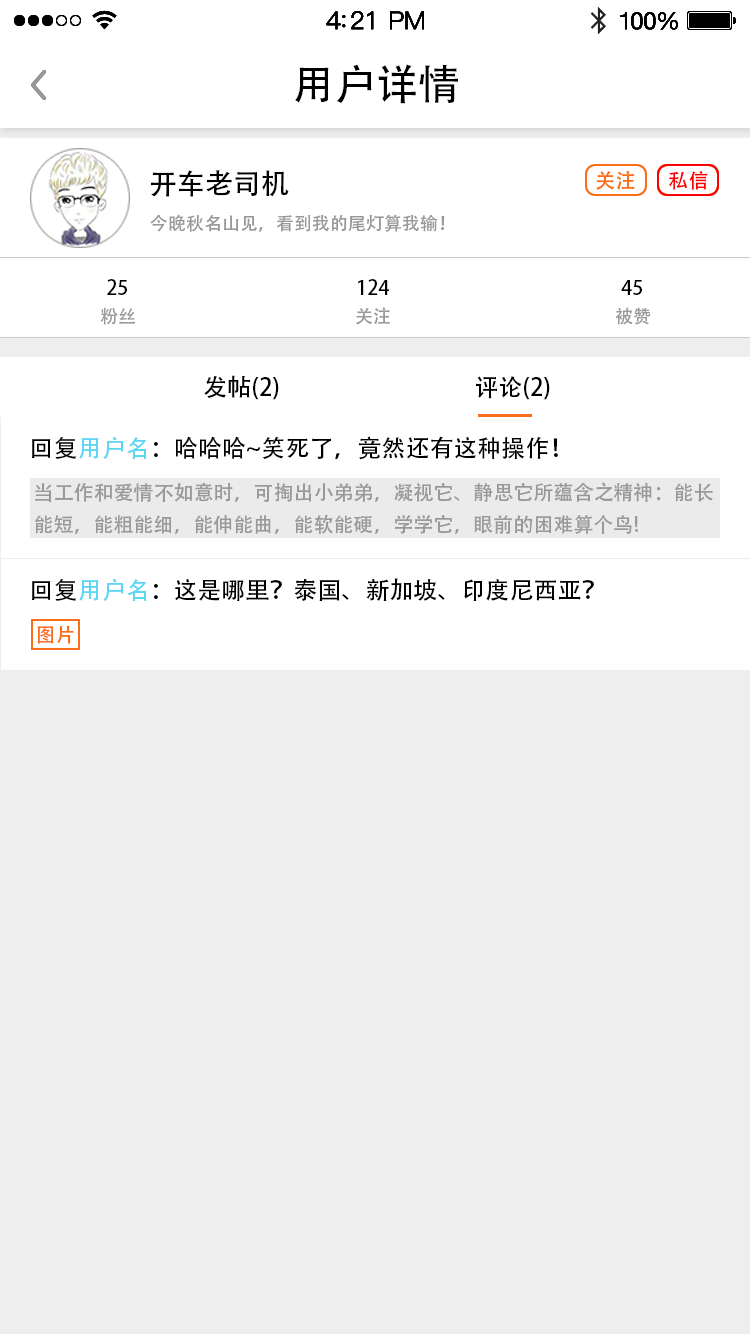
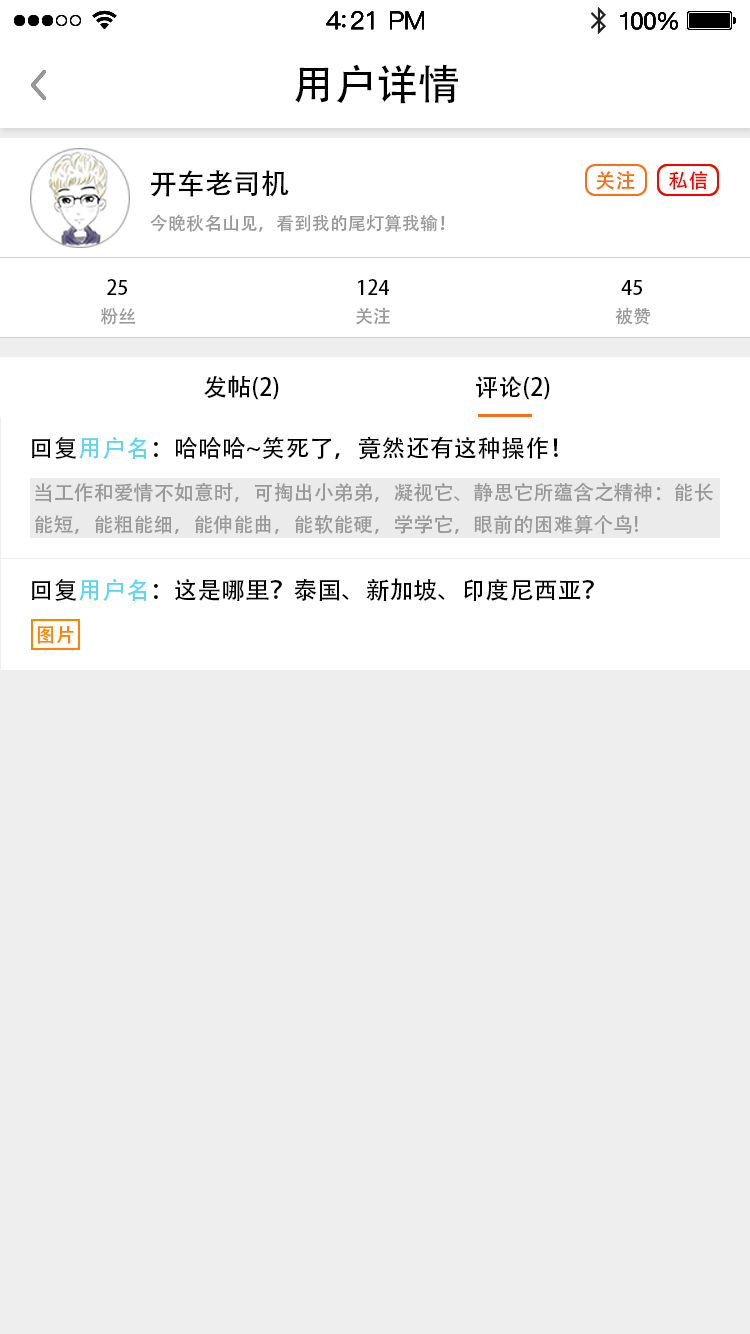
Layers edited between the first and the second 750px x 1334px image:
painted on "图片" (1st of 2, in "我的 下" › "评论" › "item 拷贝") over [31, 619, 80, 650]
removed layer "图层 23" (1st of 2, in "我的 下" › "评论" › "item 拷贝") from group "item 拷贝" over [31, 619, 80, 650]
